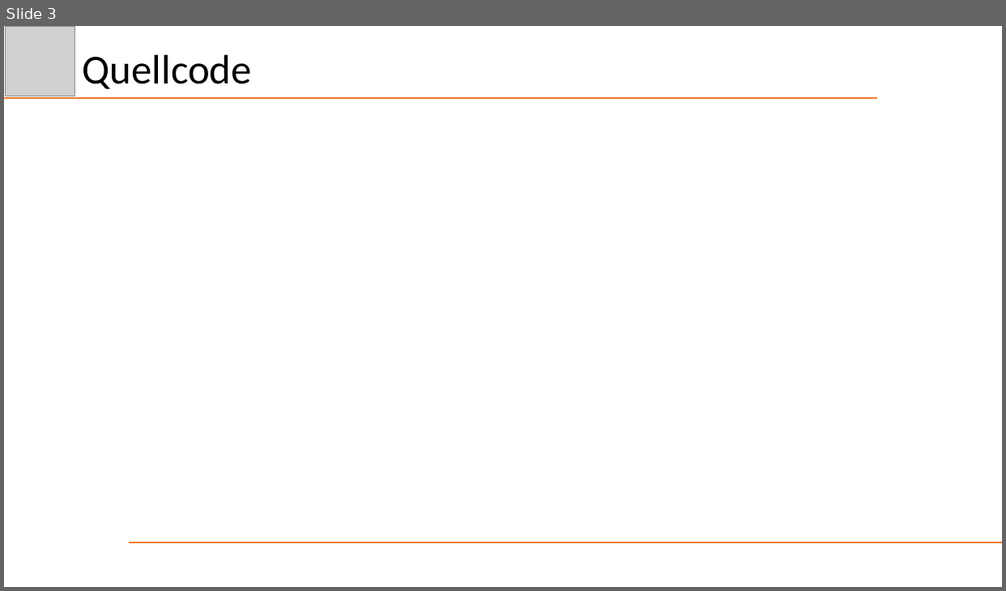
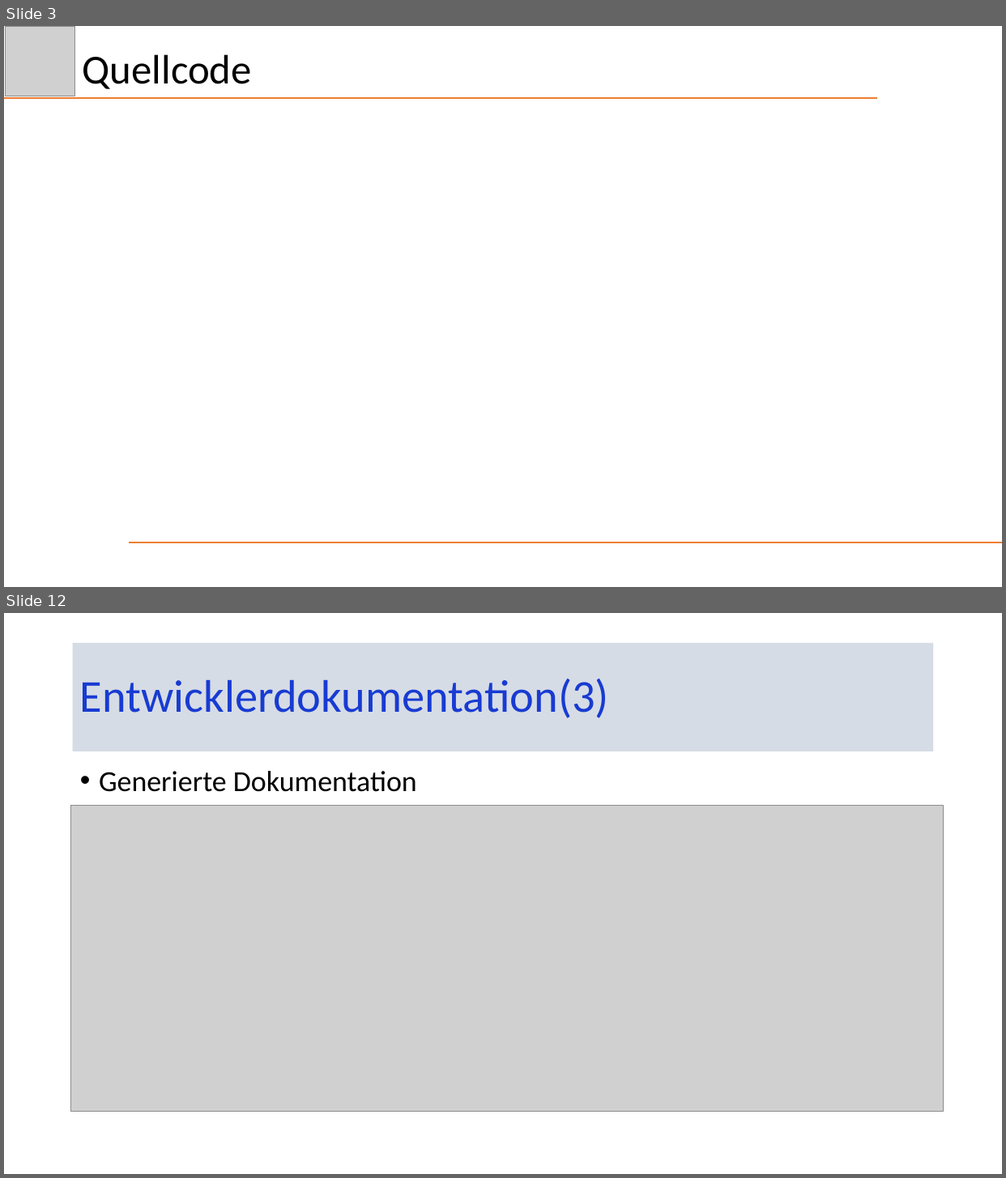
Before and after one commit to Schnitzel128/sejava, a slide deck: Präsentation/DezHex.pptx. Shown one above the other, each under a label of ours: slide 3 before the commit, slides 3 and 12 after it; the slides between them are not shown. The pictures are 1006x591 and 1006x1178 pixels, drawn with LibreOffice and Linux fonts; fonts in the diff are those of the drawing; grey boxes stand for pictures. Boxes give left, top, right and bottom in pixels: in the first picture for what was removed or moved away, otherwise in the second. Text is boxed around its words. In the diff, an @@ line names an element or a change of style, - is before the commit and + after.

```diff
--- a/Präsentation/DezHex.pptx
+++ b/Präsentation/DezHex.pptx
@@ slide 12 added at bbox=[4, 613, 1002, 1174], background #FFFFFF @@
@@ title added at bbox=[73, 643, 934, 752], fill #D6DCE5, 44 pt, text #183BD2 @@
+Entwicklerdokumentation(3)
@@ text added at bbox=[99, 771, 417, 792], 28 pt, text #000000 @@
+• Generierte Dokumentation
@@ picture added at bbox=[70, 806, 943, 1112] @@
```
Also in this commit, not shown: 4 slides changed, 16 other slides added, 1 slide removed, 3 other files.
